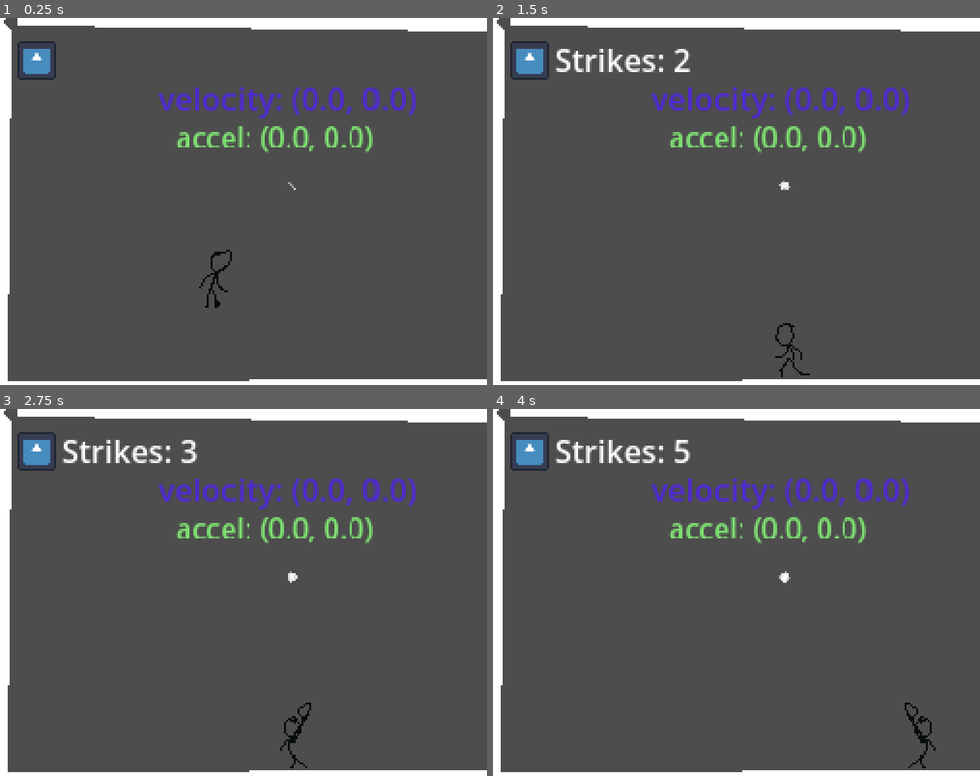
Above: before the commit, frames 1-4 (two rows, left to right).
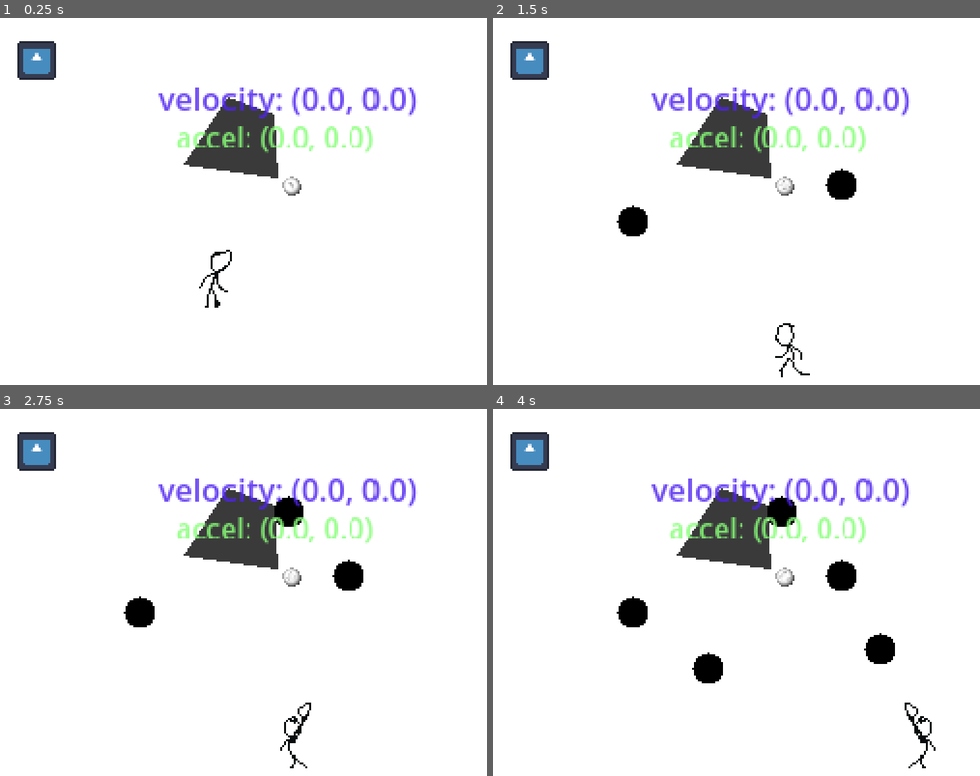
Above: after the commit, the same moments.

Repository: furiousknight25/Counter-Effects
Game: Godot game, scene res://scenes/Scene_1.tscn
Two runs of this game, one before a commit and one after it. Both use one fixed random seed, a clock stepped at 60 frames per second and the inputs below. The engine's default icon, where the game draws it, is replaced by a stand-in: a white triangle on a blue panel in a dark square.
Inputs (mouse positions are in pixels of both pictures, inside the frame that each line leads up to):
- Up to frame 1 (0.25 s): no input
- Up to frame 2 (1.5 s): move the mouse to (843, 183) at 0.52 s; press the mouse at (843, 183) at 0.53 s; hold D (right) 0.53-1.28 s; move the mouse to (634, 223) at 1.27 s; release the mouse at (634, 223) at 1.28 s; hold A (left) from 1.28 s (still down); click (634, 223) at 1.35 s
- Up to frame 3 (2.75 s): move the mouse to (287, 511) at 2.02 s; release A (left) at 2.03 s; press the mouse at (287, 511) at 2.03 s; hold D (right) from 2.03 s (still down)
- Up to frame 4 (4 s): move the mouse to (707, 669) at 2.77 s; release D (right) at 2.78 s; release the mouse at (707, 669) at 2.78 s; hold W (up) 2.78-3.53 s; click (707, 669) at 2.85 s; move the mouse to (882, 651) at 3.52 s; press the mouse at (882, 651) at 3.53 s; hold A (left) from 3.53 s (still down)

The runs differ from the first frame. In frame 1, 90% of the frame differs, in the area x 0-100%, y 0-99%; in frame 2, 90%; in frame 3, 90%; in frame 4, 90%.

Commit message:
uh sounds and art lol

Diff:
--- /dev/null
+++ b/new-game-project/Inking/Inking.tscn
@@ -0,0 +1,36 @@
+[gd_scene load_steps=2 format=3 uid="uid://b6hvicojge7i8"]
+
+[ext_resource type="Script" uid="uid://caog3lyckx461" path="res://Inking/inking.gd" id="1_b4kwv"]
+
+[node name="Inking" type="SubViewportContainer"]
+z_index = -10
+anchors_preset = 15
+anchor_right = 1.0
+anchor_bottom = 1.0
+grow_horizontal = 2
+grow_vertical = 2
+stretch = true
+script = ExtResource("1_b4kwv")
+
+[node name="SubViewportInk" type="SubViewport" parent="."]
+transparent_bg = true
+handle_input_locally = false
+canvas_item_default_texture_filter = 2
+size = Vector2i(256, 192)
+render_target_clear_mode = 1
+render_target_update_mode = 4
+
+[node name="BakedCanvas" type="TextureRect" parent="SubViewportInk"]
+z_index = -6
+anchors_preset = 15
+anchor_right = 1.0
+anchor_bottom = 1.0
+grow_horizontal = 2
+grow_vertical = 2
+size_flags_horizontal = 3
+size_flags_vertical = 3
+
+[node name="Polygon2D" type="Polygon2D" parent="SubViewportInk"]
+position = Vector2(130, 61)
+color = Color(0.23031491, 0.23031494, 0.23031494, 1)
+polygon = PackedVector2Array(-8, -19, -31, 16, 18, 23, 16, -10)
--- /dev/null
+++ b/new-game-project/Inking/inking.gd
@@ -0,0 +1,109 @@
+extends SubViewportContainer
+
+# --- Persistent Canvas Data ---
+var sub_viewport: SubViewport
+var baked_canvas: TextureRect
+var canvas_image: Image # The one and only image object that holds all the paint data.
+var canvas_texture: ImageTexture # The texture used to display the canvas_image.
+
+#region Setup
+func _ready():
+	# Safely access the SubViewport using get_node()
+	sub_viewport = get_node("SubViewportInk")
+
+	if sub_viewport:
+		baked_canvas = sub_viewport.get_node("BakedCanvas")
+
+		# NOTE: Ensure the SubViewport size is set to 256x192 in the Inspector!
+
+		if baked_canvas:
+			initialize_canvas()
+		else:
+			push_error("Setup Error: SubViewportInk must contain a 'BakedCanvas' TextureRect child.")
+			set_process(false)
+			return
+	else:
+		push_error("Setup Error: Could not find 'SubViewportInk' child.")
+		set_process(false)
+		return
+#endregion
+
+func _process(delta: float) -> void:
+	if Input.is_action_pressed("click"):
+		for i in 10:
+			var viewport_local_pos = baked_canvas.get_local_mouse_position()
+
+			var stamp_data: Image
+			stamp_data = create_circle_image(16 / 2)
+			stamp_image(viewport_local_pos, Color.BLACK, stamp_data)
+
+# This function runs ONCE to set up the blank canvas.
+func initialize_canvas():
+	var viewport_size = sub_viewport.size
+
+	# 1. Create a new Image filled with the neutral color.
+	canvas_image = Image.create(viewport_size.x, viewport_size.y, false, Image.FORMAT_RGBA8)
+	canvas_image.fill(Color.WHITE)
+
+	# 2. Create the persistent ImageTexture and assign it.
+	canvas_texture = ImageTexture.create_from_image(canvas_image)
+	baked_canvas.texture = canvas_texture
+
+	# Ensure the BakedCanvas fills the viewport
+	baked_canvas.set_anchors_and_offsets_preset(Control.PRESET_FULL_RECT)
+
+#region --- Shape Generation Utility Functions ---
+# These functions decouple the stamping logic from the shape creation.
+
+# Function to create a circular shape
+func create_circle_image(radius: int) -> Image:
+	var size = radius * 2
+	var center = Vector2(radius, radius)
+	var image = Image.create(size, size, false, Image.FORMAT_RGBA8)
+
+	# NOTE: Image.lock() is no longer required in Godot 4.5
+
+	for y in range(size):
+		for x in range(size):
+			var dist_sq = center.distance_squared_to(Vector2(x, y))
+			if dist_sq <= radius * radius:
+				image.set_pixel(x, y, Color(1, 1, 1, 1))
+			else:
+				image.set_pixel(x, y, Color(0, 0, 0, 0))
+	return image
+#endregion
+
+#region --- Main Reusable Stamping Function ---
+
+
+# This high-performance function accepts any Image data for stamping.
+func stamp_image(viewport_pos: Vector2, paint_color: Color, stamp_image_data: Image):
+	if canvas_image == null:
+		return
+
+	var stamp_size = stamp_image_data.get_size()
+
+	# --- PERFORMANCE STEP 1: Tint the stamp image (Localized CPU work) ---
+	var tinted_stamp_image = stamp_image_data.duplicate()
+	for y in range(stamp_size.y):
+		for x in range(stamp_size.x):
+			var pixel_color = tinted_stamp_image.get_pixel(x, y)
+			if pixel_color.a > 0.05:
+				# Use the stamp's alpha but the team's RGB color
+				tinted_stamp_image.set_pixel(x, y, Color(paint_color.r, paint_color.g, paint_color.b, pixel_color.a))
+
+
+	# --- PERFORMANCE STEP 2: Blend the small image onto the master image ---
+	# This only modifies memory for the area of the stamp.
+	var draw_pos = viewport_pos - Vector2(stamp_size) / 2
+
+	# Image.blend_rect is the fast, localized stamping call
+	canvas_image.blend_rect(
+		tinted_stamp_image,
+		Rect2(Vector2.ZERO, stamp_size), # Source (the stamp)
+		Rect2(draw_pos, stamp_size).position # Destination on canvas
+	)
+	# --- PERFORMANCE STEP 3: Update the Texture (Localized GPU work) ---
+	# This only uploads the changed pixels to the GPU VRAM.
+	canvas_texture.update(canvas_image)
+#endregion
--- /dev/null
+++ b/new-game-project/Inking/sprite.tscn
@@ -0,0 +1,5 @@
+[gd_scene format=3 uid="uid://b3kbp8xdaowew"]
+
+[node name="Sprite" type="Polygon2D"]
+color = Color(0, 0, 0, 1)
+polygon = PackedVector2Array(0, -6, -6, -3, -7, 4, -3, 9, 7, 8, 8, -1)
--- /dev/null
+++ b/new-game-project/junk/character_body_3d.gd
@@ -0,0 +1,15 @@
+extends CharacterBody3D
+
+@onready var player: CharacterBody3D = $"../Player"
+@onready var navigation_agent_3d: NavigationAgent3D = $CSGCylinder3D/NavigationAgent3D
+
+func _process(delta: float) -> void:
+
+	navigation_agent_3d.target_position = player.global_position
+	var next_path_position = navigation_agent_3d.get_next_path_position()
+	var direction = (next_path_position - global_position).normalized()
+
+	velocity = direction
+
+	velocity.y -= 9.8
+	move_and_slide()
--- /dev/null
+++ b/new-game-project/junk/node_3d.tscn
@@ -0,0 +1,43 @@
+[gd_scene load_steps=5 format=3 uid="uid://ctpmtr87qp123"]
+
+[ext_resource type="Script" uid="uid://f0vrfa2ll8np" path="res://junk/character_body_3d.gd" id="1_2k7gy"]
+
+[sub_resource type="NavigationMesh" id="NavigationMesh_52sy1"]
+vertices = PackedVector3Array(-3.9501953, 1, -6.3203735, -3.9501953, 1, 4.1796265, 4.2998047, 1, 4.1796265, 4.2998047, 1, -6.3203735)
+polygons = [PackedInt32Array(3, 2, 0), PackedInt32Array(0, 2, 1)]
+
+[sub_resource type="CapsuleShape3D" id="CapsuleShape3D_7qxpd"]
+
+[sub_resource type="CylinderShape3D" id="CylinderShape3D_v318n"]
+
+[node name="Node3D" type="Node3D"]
+
+[node name="NavigationRegion3D" type="NavigationRegion3D" parent="."]
+navigation_mesh = SubResource("NavigationMesh_52sy1")
+
+[node name="CSGBox3D" type="CSGBox3D" parent="NavigationRegion3D"]
+transform = Transform3D(1, 0, 0, 0, 1, 0, 0, 0, 1, 0.18896484, 0, -1.0562439)
+use_collision = true
+size = Vector3(9.27832, 1, 11.528259)
+
+[node name="CharacterBody3D" type="CharacterBody3D" parent="."]
+transform = Transform3D(1, 0, 0, 0, 1, 0, 0, 0, 1, 0, 2.328137, 3.05703)
+script = ExtResource("1_2k7gy")
+
+[node name="CSGCylinder3D" type="CSGCylinder3D" parent="CharacterBody3D"]
+transform = Transform3D(1, 0, 0, 0, 1, 0, 0, 0, 1, 0, 0.23513448, -0.59943366)
+
+[node name="NavigationAgent3D" type="NavigationAgent3D" parent="CharacterBody3D/CSGCylinder3D"]
+
+[node name="CollisionShape3D" type="CollisionShape3D" parent="CharacterBody3D"]
+transform = Transform3D(1, 0, 0, 0, 1, 0, 0, 0, 1, 0, 0.30598676, -0.42836404)
+shape = SubResource("CapsuleShape3D_7qxpd")
+
+[node name="Player" type="CharacterBody3D" parent="."]
+transform = Transform3D(1, 0, 0, 0, 1, 0, 0, 0, 1, 0, 1.0732594, -5.8911686)
+
+[node name="CollisionShape3D" type="CollisionShape3D" parent="Player"]
+shape = SubResource("CylinderShape3D_v318n")
+
+[node name="Camera3D" type="Camera3D" parent="."]
+transform = Transform3D(0.48328245, 0, 0.8754645, 0, 1, 0, -0.8754645, 0, 0.48328245, 4.4352994, 2.4212375, 2.655614)
--- /dev/null
+++ b/new-game-project/menu.tscn
@@ -0,0 +1,3 @@
+[gd_scene format=3 uid="uid://cvkvtb25je5tc"]
+
+[node name="Menu" type="Node2D"]
--- a/new-game-project/project.godot
+++ b/new-game-project/project.godot
@@ -13,13 +13,14 @@
 config/name="New Game Project"
 run/main_scene="uid://dfhfol7byum77"
 config/features=PackedStringArray("4.5", "Forward Plus")
-config/icon="res://icon.svg"
+config/icon="uid://bg7xk4sbowye4"
 
 [autoload]
 
 Director="*res://scripts/director.gd"
 Camera="*res://scenes/Camera.tscn"
 SignalBus="*res://SignalBus/SignalBus.gd"
+Inking="*res://Inking/Inking.tscn"
 
 [display]
 
@@ -34,6 +35,7 @@
 "res://MoneyComponent/": "green",
 "res://Upgrades/": "pink",
 "res://assets/": "red",
+"res://assets/sfx/": "yellow",
 "res://junk/": "gray",
 "res://scripts/": "purple"
 }
--- a/new-game-project/scenes/Ball.tscn
+++ b/new-game-project/scenes/Ball.tscn
@@ -1,13 +1,26 @@
-[gd_scene load_steps=7 format=3 uid="uid://c7a6cijicq3rd"]
+[gd_scene load_steps=11 format=3 uid="uid://c7a6cijicq3rd"]
 
 [ext_resource type="Script" uid="uid://btxblnn0xcf64" path="res://scripts/ball.gd" id="1_d73vv"]
 [ext_resource type="Script" uid="uid://wytq8piaqmrc" path="res://scripts/SpringPhysics.gd" id="2_ul5l2"]
 [ext_resource type="PackedScene" uid="uid://dj3hcfpjf08dc" path="res://scenes/visual_follow_line.tscn" id="3_dqebh"]
 [ext_resource type="Script" uid="uid://dvloyvpvwr5sd" path="res://scripts/debug_mode.gd" id="4_dqebh"]
 [ext_resource type="PackedScene" uid="uid://dgm0ri1lo1qb7" path="res://scenes/physics_arrows_package.tscn" id="5_2svwt"]
+[ext_resource type="AudioStream" uid="uid://cl46ljdk2bbcf" path="res://assets/sfx/bathit.mp3" id="6_lp32b"]
+[ext_resource type="AudioStream" uid="uid://hixoeupabdi2" path="res://assets/sfx/pongbounce.mp3" id="7_o1jpy"]
 
 [sub_resource type="CircleShape2D" id="CircleShape2D_ig1eg"]
 radius = 5.0
+
+[sub_resource type="Gradient" id="Gradient_2svwt"]
+offsets = PackedFloat32Array(0.43571427, 1)
+colors = PackedColorArray(1, 1, 1, 1, 0, 0, 0, 1)
+
+[sub_resource type="GradientTexture2D" id="GradientTexture2D_b0g53"]
+gradient = SubResource("Gradient_2svwt")
+width = 10
+height = 10
+fill = 1
+fill_from = Vector2(0.44607842, 0.4509804)
 
 [node name="Ball" type="CharacterBody2D" groups=["Ball"]]
 collision_layer = 2
@@ -40,3 +53,17 @@
 
 [node name="DebugMode" type="Node" parent="."]
 script = ExtResource("4_dqebh")
+
+[node name="Polygon2D" type="Polygon2D" parent="."]
+texture = SubResource("GradientTexture2D_b0g53")
+texture_offset = Vector2(4.795, 4.585)
+polygon = PackedVector2Array(0, -5, 3, -4, 5, 0, 4, 4, 0, 5, -3, 4, -5, 0, -4, -3)
+
+[node name="Sounds" type="Node" parent="."]
+
+[node name="BallHit" type="AudioStreamPlayer2D" parent="Sounds"]
+stream = ExtResource("6_lp32b")
+
+[node name="BallBounce" type="AudioStreamPlayer2D" parent="Sounds"]
+stream = ExtResource("7_o1jpy")
+max_polyphony = 10
--- a/new-game-project/scenes/character_body_2d.tscn
+++ b/new-game-project/scenes/character_body_2d.tscn
@@ -11,6 +11,9 @@
 [ext_resource type="Texture2D" uid="uid://dyepr4oy4ecxf" path="res://assets/player_animations/playa-land_moving.png" id="8_wqsd8"]
 [ext_resource type="Texture2D" uid="uid://blqojo2i6a0fk" path="res://assets/player_animations/playa-top.png" id="9_ugk0l"]
 [ext_resource type="Texture2D" uid="uid://b2eywnbxt3lpc" path="res://assets/player_animations/playa-run.png" id="10_eewtm"]
+[ext_resource type="Script" uid="uid://ytgykf1yg2ik" path="res://scenes/sound_controller.gd" id="12_7pl6r"]
+[ext_resource type="AudioStream" uid="uid://duqxkj7ji5bxx" path="res://assets/sfx/footstep.mp3" id="13_x5gf8"]
+[ext_resource type="AudioStream" uid="uid://ccsyrcfloglo7" path="res://assets/sfx/jump.mp3" id="14_42hdn"]
 
 [sub_resource type="CapsuleShape2D" id="CapsuleShape2D_nckey"]
 radius = 9.0
@@ -615,3 +618,21 @@
 parameters/conditions/walk = false
 parameters/Hit/blend_position = -0.044843078
 script = ExtResource("3_dn4c7")
+
+[node name="SoundController" type="Node" parent="."]
+script = ExtResource("12_7pl6r")
+
+[node name="FootTimer" type="Timer" parent="SoundController"]
+wait_time = 0.2
+
+[node name="FootStep" type="AudioStreamPlayer2D" parent="SoundController/FootTimer"]
+position = Vector2(2, 23)
+stream = ExtResource("13_x5gf8")
+max_polyphony = 10
+
+[node name="Hurt" type="AudioStreamPlayer2D" parent="SoundController"]
+
+[node name="Jump" type="AudioStreamPlayer2D" parent="SoundController"]
+stream = ExtResource("14_42hdn")
+
+[connection signal="timeout" from="SoundController/FootTimer" to="SoundController/FootTimer/FootStep" method="play"]
--- /dev/null
+++ b/new-game-project/scenes/sound_controller.gd
@@ -0,0 +1,11 @@
+extends Node
+class_name PlayerSoundController
+@onready var foot_timer: Timer = $FootTimer
+
+
+func set_walking_on():
+	if foot_timer.is_stopped(): foot_timer.start()
+	foot_timer.paused = false
+
+func set_walking_off():
+	foot_timer.paused = true
--- a/new-game-project/scripts/ball.gd
+++ b/new-game-project/scripts/ball.gd
@@ -7,7 +7,6 @@
 @onready var visual_follow_line: VisualFollowLine = $VisualFollowLine
 @export var spring_enabled = false
 var speed : float = 1.0
-
 
 enum STATES {FREEZE, MOVING}
 var cur_state = STATES.MOVING
@@ -46,6 +45,7 @@
 		if wall != null:
 			var normal = collision.get_normal()
 			velocity = velocity.bounce(normal)
+			$Sounds/BallBounce.play()
 			#Vector2(randf_range(-.1,.1), randf_range(-.1,.1)) we can use equation to modify and add random
 
 
@@ -61,7 +61,28 @@
 	Camera.add_trauma(strength * .0001, direction)
 	speed += strength
 	velocity = direction * speed
+	apply_slow_motion(.1, .1)
+	$Sounds/BallHit.play()
 
 func hit_object(object):
 	if object.is_in_group("Hitable"):
 		object.hit(velocity)
+
+
+# Call this function to trigger the slow-mo
+# Example: apply_slow_motion(0.1, 0.2)
+# This means 10% speed for 0.2 real-time seconds.
+func apply_slow_motion(slow_factor: float, duration: float):
+	# 1. Store the normal time scale so we can restore it
+	var original_time_scale = Engine.time_scale
+
+	# 2. Slow the game down
+	Engine.time_scale = slow_factor
+
+	# 3. Create a timer that ignores the time scale
+	# The arguments are: (duration, process_always, process_pause, ignore_time_scale)
+	# We set 'ignore_time_scale' to 'true'.
+	await get_tree().create_timer(duration, false, false, true).timeout
+
+	# 4. Restore the time scale
+	Engine.time_scale = original_time_scale
--- a/new-game-project/scripts/player.gd
+++ b/new-game-project/scripts/player.gd
@@ -7,6 +7,7 @@
 @export var slowdown_speed = 12
 @export var hit_time_frame : float = .2
 @export var cooldown_time : float = .3
+@export var invince_time = .1
 var cooldown_on : bool= false
 var can_hit : bool = false
 
@@ -151,23 +152,27 @@
 
 		sprite.scale = sprite.scale.lerp(Vector2(1/falling_stretch, falling_stretch) * BASESCALE, delta * 5)
 
+var invince = false
+func hit(direction):
+	invince = true
+	if !invince:
+		set_health(get_health() - 1)
 
-func hit(direction):
-	set_health(get_health() - 1)
+		modulate = Color("ff0000")
+		var tween = get_tree().create_tween()
+		tween.tween_property(self, "modulate", Color.WHITE, .5)
 
-	modulate = Color("ff0000")
-	var tween = get_tree().create_tween()
-	tween.tween_property(self, "modulate", Color.WHITE, .5)
+		#sprite.scale.x += .2 * BASESCALE
+		#sprite.scale.y -= .1 * BASESCALE
+		velocity += direction
 
-	#sprite.scale.x += .2 * BASESCALE
-	#sprite.scale.y -= .1 * BASESCALE
-	velocity += direction
-
-	var push_direction = -1
-	if is_on_floor():
-		push_direction = -1
-	else:
-		push_direction = -1
+		var push_direction = -1
+		if is_on_floor():
+			push_direction = -1
+		else:
+			push_direction = -1
+		await get_tree().create_timer(invince_time).timeout
+		invince = false
 
 
 func die():
--- a/new-game-project/scripts/player_animation_c.gd
+++ b/new-game-project/scripts/player_animation_c.gd
@@ -3,6 +3,7 @@
 @onready var player: Player = $".."
 @export var base_speed_threshold := 10.0
 @onready var sprite_2d: AnimatedSprite2D = $"../Sprite2D"
+@onready var sound_controller: PlayerSoundController = $"../SoundController"
 
 # This is the "memory" we need.
 # We'll use it to detect the *exact frame* we land.
@@ -17,7 +18,6 @@
 		if playback.get_current_node() != "Hit":
 			sprite_2d.flip_h = !bool(clampi(sign(player.velocity.x) + 1, 0, 1))
 		#print("Current State: ", playback.get_current_node())
-
 
 	var is_on_floor: bool = player.is_on_floor()
 	var is_moving: bool = abs(player.velocity.x) > base_speed_threshold
@@ -37,6 +37,8 @@
 	set("parameters/conditions/in_air", not is_on_floor)
 
 	# Set floor movement states
+	if is_on_floor and is_moving: sound_controller.set_walking_on()
+	else:  sound_controller.set_walking_off()
 	set("parameters/conditions/idle", is_on_floor and not is_moving)
 	set("parameters/conditions/walk", is_on_floor and is_moving)
 
@@ -59,6 +61,7 @@
 func jump_anim():
 	was_on_floor = true
 	set("parameters/conditions/jump", true)
+	$"../SoundController/Jump".play()
 
 func anim_hit(direction: Vector2):
 	sprite_2d.flip_h = bool(clampi(sign(direction.x) + 1, 0, 1))
Not shown, added: new-game-project/Inking/inking.gd.uid
Binary file added: new-game-project/assets/player_animations/playa.gif
Not shown, added: new-game-project/assets/sfx/bathit.mp3.import
Not shown, added: new-game-project/assets/sfx/buy.mp3.import
Not shown, added: new-game-project/assets/sfx/false.mp3.import
Not shown, added: new-game-project/assets/sfx/footstep.mp3.import
Not shown, added: new-game-project/assets/sfx/jump.mp3.import
Not shown, added: new-game-project/assets/sfx/pongbounce.mp3.import
Not shown, added: new-game-project/junk/character_body_3d.gd.uid
Not shown: 1 places in new-game-project/scenes/character_body_2d.tscn that only renumber resources
Not shown, added: new-game-project/scenes/sound_controller.gd.uid
Not shown, added: new-game-project/assets/sfx/bathit.mp3
(and 5 more such lines)
